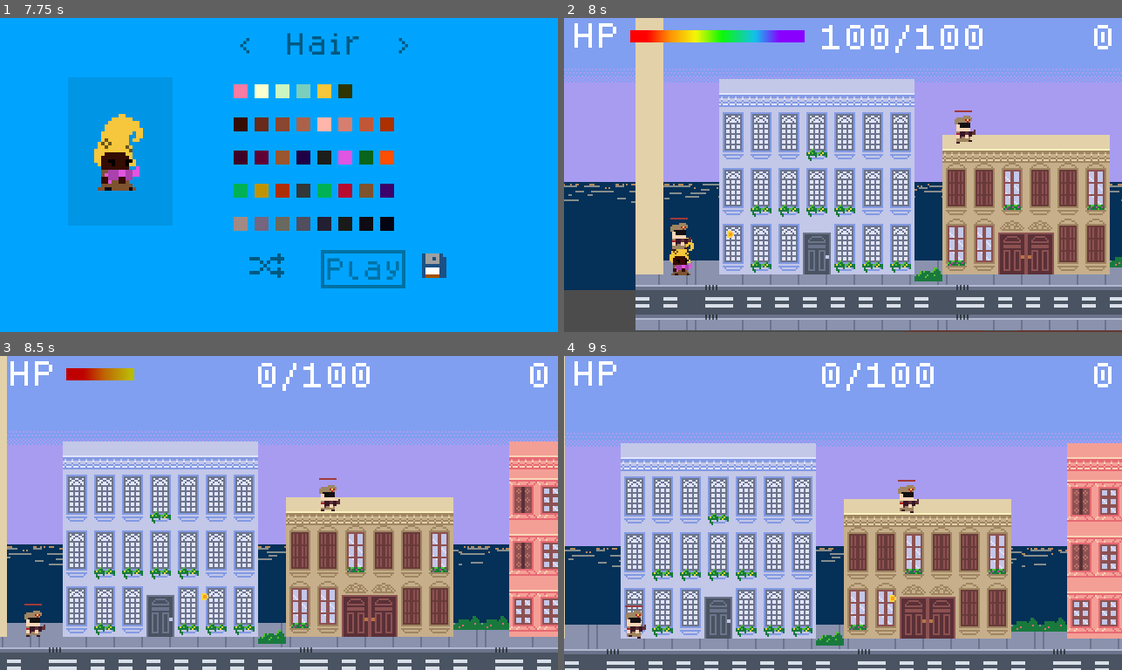
Above: before the commit, frames 1-4 (two rows, left to right).
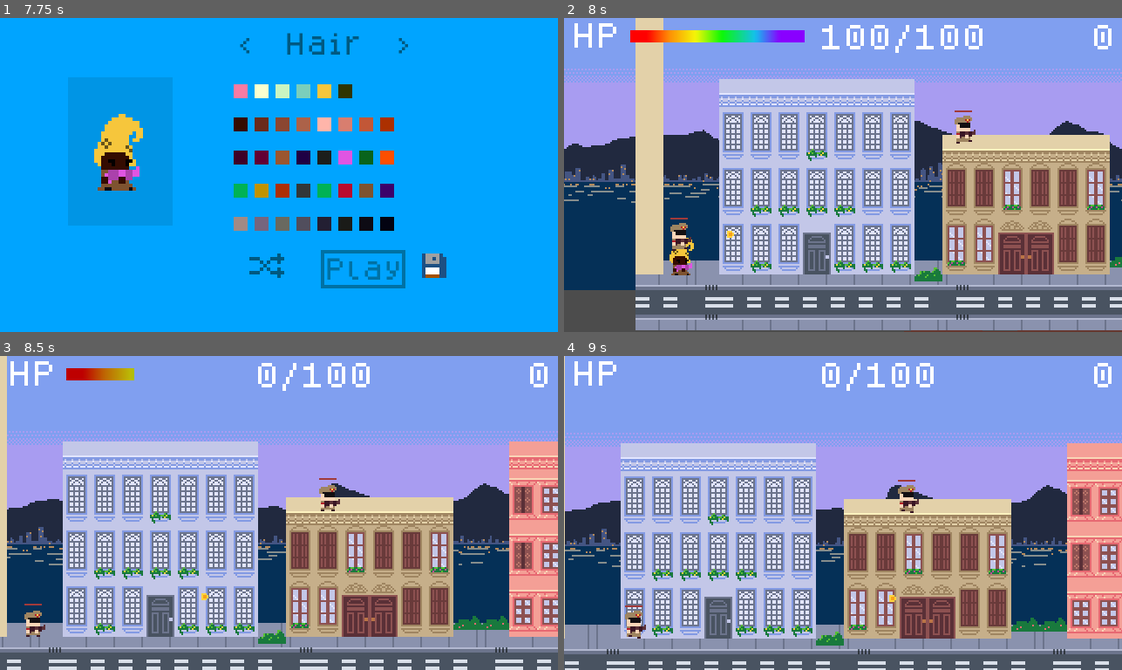
Above: after the commit, the same moments.

Repository: hamiltonromualdo/bring-ur-glam
Game: Godot game, scene res://src/UserInterface/TitleScreen.tscn
Two runs of this game, one before a commit and one after it. Both use one fixed random seed, a clock stepped at 60 frames per second and the inputs below. Sound files missing from this copy of the repository are replaced by a short silence.
Inputs (mouse positions are in pixels of both pictures, inside the frame that each line leads up to):
- Up to frame 1 (7.75 s): tap Enter at 0.5 s; move the mouse to (401, 159) at 0.52 s; hold Right (ui_right) 0.53-2.03 s; tap Space at 1.25 s; move the mouse to (167, 190) at 1.27 s; move the mouse to (334, 105) at 2.02 s; hold Left (ui_left) 2.03-2.78 s; move the mouse to (251, 237) at 2.77 s; hold Right (ui_right) 2.78-4.28 s; move the mouse to (446, 222) at 3.52 s; move the mouse to (111, 127) at 4.27 s; hold Left (ui_left) 4.28-5.03 s; move the mouse to (306, 175) at 5.02 s; hold Right (ui_right) 5.03-5.78 s; move the mouse to (195, 96) at 5.77 s; hold Left (ui_left) 5.78-6.5 s; click "Play" at 6.5 s; click "Play" at 7.25 s
- Up to frame 2 (8 s): no input
- Up to frame 3 (8.5 s): move the mouse to (401, 497) at 8.02 s; hold Left (ui_left) from 8.03 s (still down)
- Up to frame 4 (9 s): move the mouse to (731, 528) at 8.77 s; release Left (ui_left) at 8.78 s; hold Right (ui_right) from 8.78 s (still down)

Frame 1 is identical in both runs. In frame 2, 4.5% of the frame differs, in the area x 0-100%, y 32-53%; in frame 3, 3.7%; in frame 4, 3.7%.

Commit message:
Add City parallax

Diff:
--- a/bring_ur_glam/src/Levels/Playground.tscn
+++ b/bring_ur_glam/src/Levels/Playground.tscn
@@ -18,6 +18,7 @@
 [ext_resource path="res://assets/tiles/fountain_0.png" type="Texture" id=16]
 [ext_resource path="res://src/Actors/Enemy.tscn" type="PackedScene" id=17]
 [ext_resource path="res://assets/bg/pl_sea.png" type="Texture" id=18]
+[ext_resource path="res://assets/bg/pl_city.png" type="Texture" id=19]
 
 [sub_resource type="SpriteFrames" id=7]
 animations = [ {
@@ -1836,6 +1837,20 @@
 texture = ExtResource( 6 )
 centered = false
 
+[node name="City" type="ParallaxBackground" parent="."]
+
+[node name="ParallaxLayer" type="ParallaxLayer" parent="City"]
+position = Vector2( -1375, 77 )
+motion_scale = Vector2( 0.2, 1 )
+motion_mirroring = Vector2( 320, 0 )
+__meta__ = {
+"_edit_group_": true
+}
+
+[node name="Sprite" type="Sprite" parent="City/ParallaxLayer"]
+texture = ExtResource( 19 )
+centered = false
+
 [node name="Sea" type="ParallaxBackground" parent="."]
 
 [node name="ParallaxLayer" type="ParallaxLayer" parent="Sea"]
@@ -1894,13 +1909,12 @@
 [node name="AnimatedSprite" type="AnimatedSprite" parent="Decoration"]
 position = Vector2( -712, 171 )
 frames = SubResource( 7 )
-frame = 2
 playing = true
 
 [node name="AnimatedSprite2" type="AnimatedSprite" parent="Decoration"]
 position = Vector2( 674, 170 )
 frames = SubResource( 7 )
-frame = 1
+frame = 3
 playing = true
 
 [node name="DecorationOffset-4" type="TileMap" parent="."]
Binary file added: bring_ur_glam/assets/bg/pl_city.png
Not shown, added: bring_ur_glam/assets/bg/pl_city.png.import
Not shown: 1 places in bring_ur_glam/src/Levels/Playground.tscn that only renumber resources
